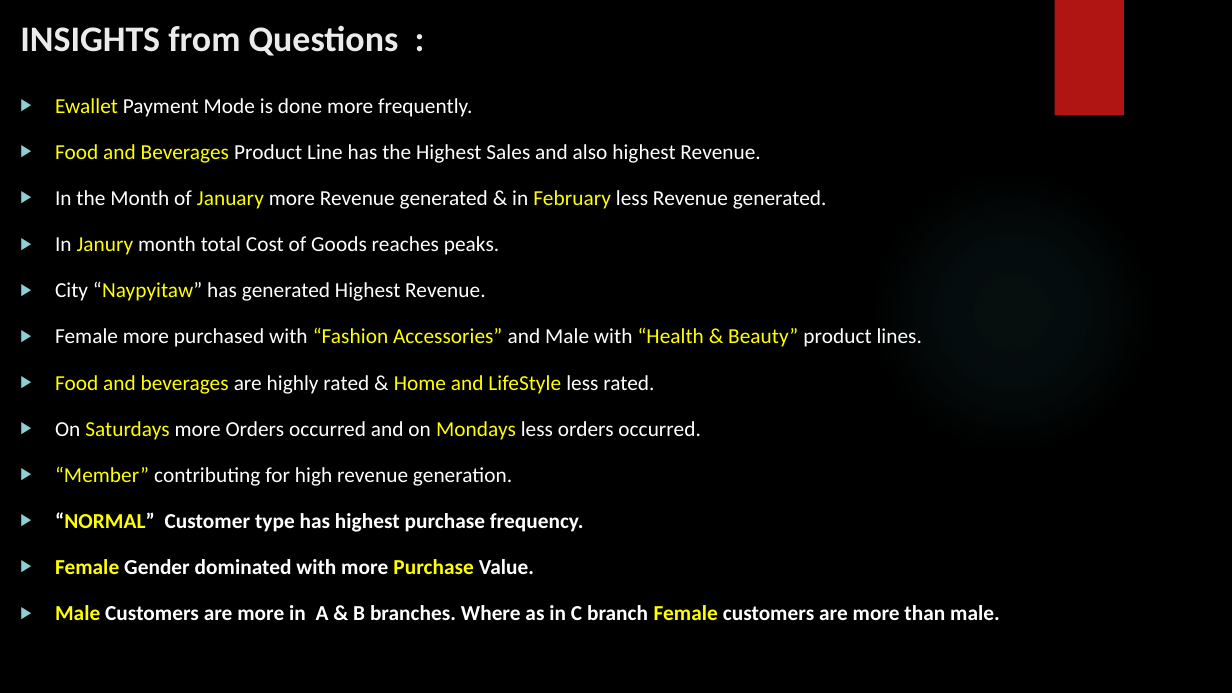
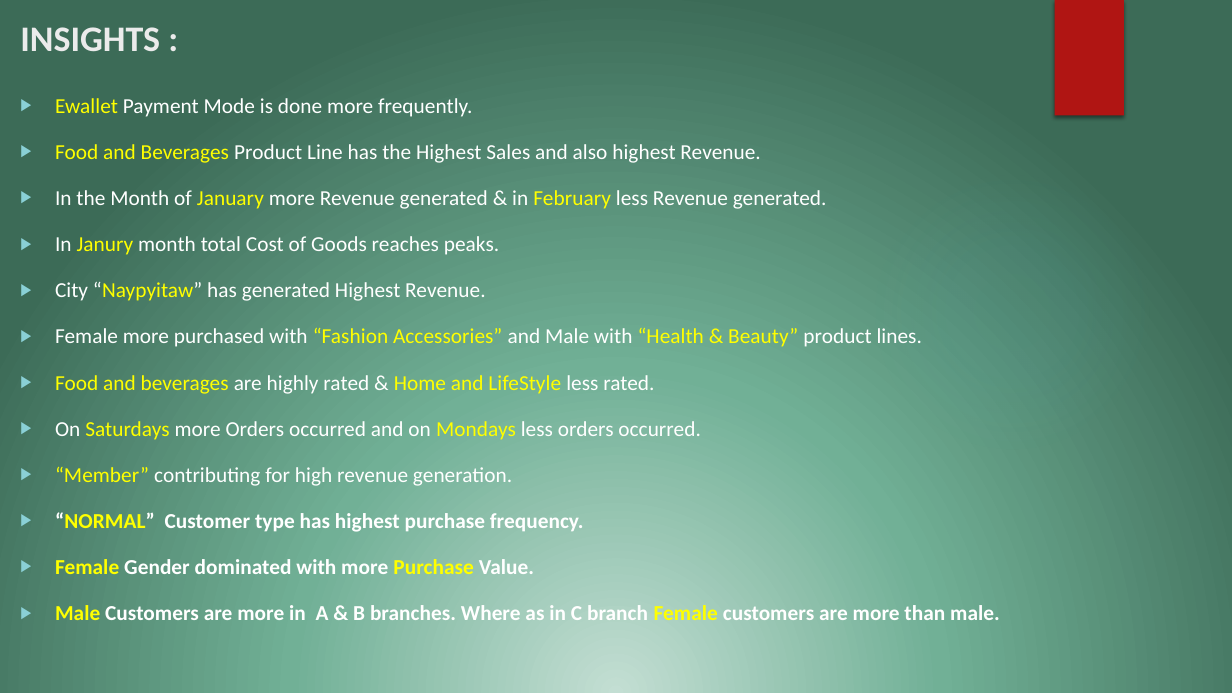
Before and after one commit to govardhansingu/Amazon-Sales-Analysis, a slide deck: slide 17 of SQL_CapStone_Project_Presentation_S8244.pptx (slide 16 before the commit). Drawn at 1232x693 pixels with LibreOffice and Linux fonts; fonts in the diff are those of the drawing; background and template pictures are left out. Boxes give left, top, right and bottom in pixels: in the first picture for what was removed or moved away, otherwise in the second. Text is boxed around its words. In the diff, an @@ line names an element or a change of style, - is before the commit and + after.

```diff
--- a/SQL_CapStone_Project_Presentation_S8244.pptx
+++ b/SQL_CapStone_Project_Presentation_S8244.pptx
@@ background picture (left out) to gradient #C3DED3 to #71B096 to #3C6B57 @@
@@ title at [20,27,160,51]: text changed @@
-INSIGHTS from Questions :
+INSIGHTS :
```
Also in this commit, not shown: 19 other slides changed, 1 slide added.
